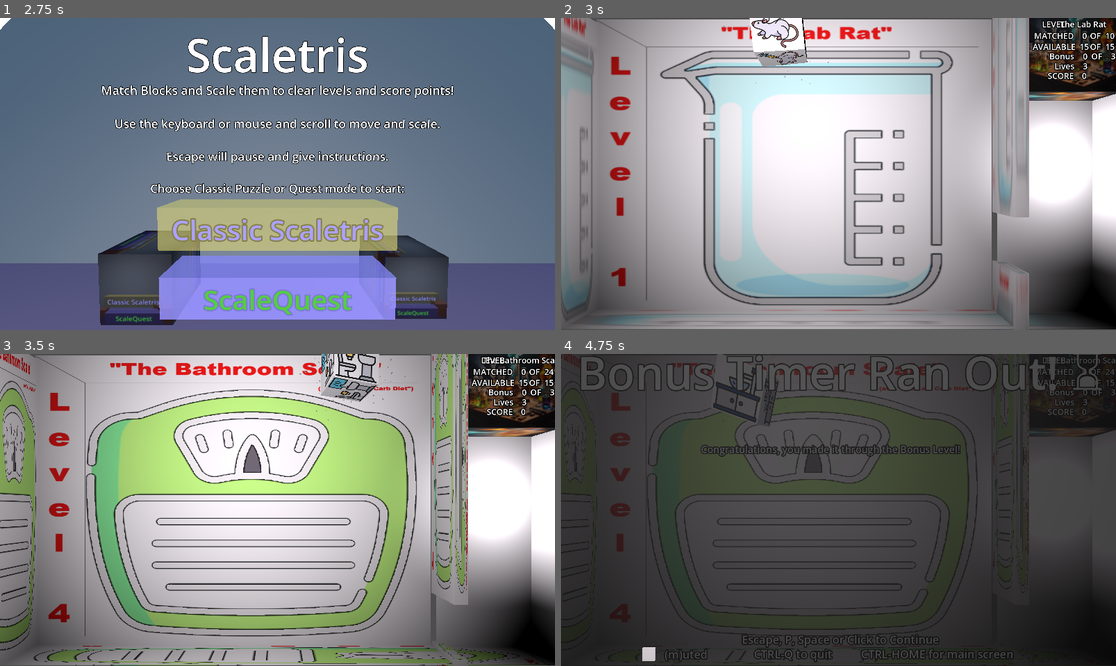
Above: before the commit, frames 1-4 (two rows, left to right).
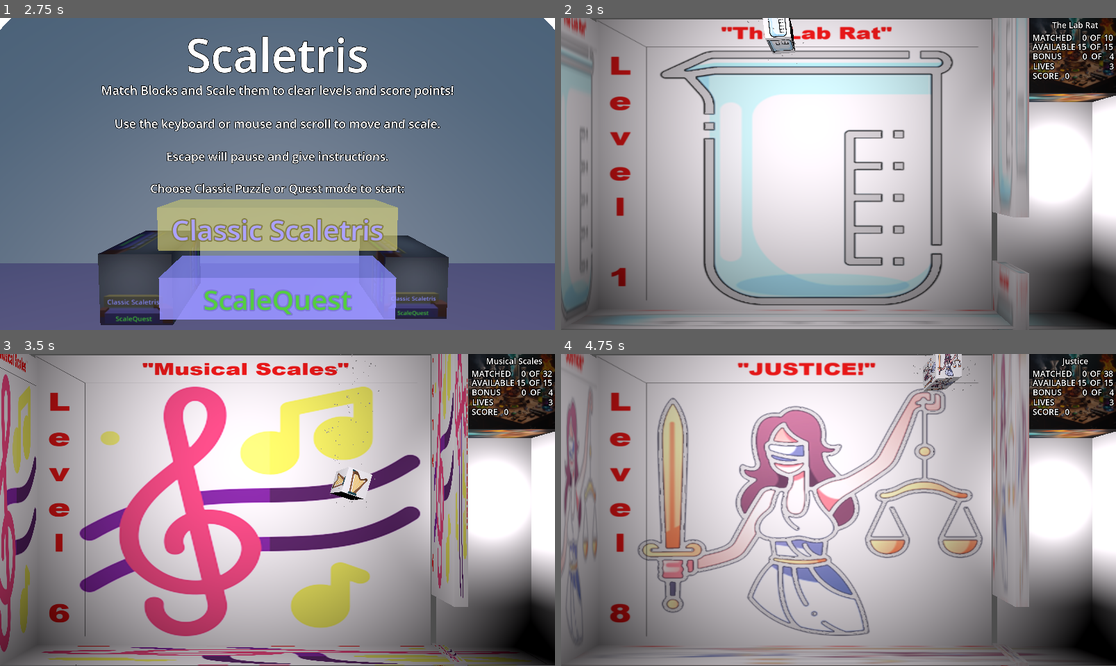
Above: after the commit, the same moments.

Repository: loose-bit-labs/scaletris
Game: Godot game, scene res://welcome.tscn
The game is run twice, just before and just after one commit, with the same random seed, the same clock (stepped at 60 frames per second) and the same inputs. Sound files missing from this copy of the repository are replaced by a short silence.
Inputs (mouse positions are in pixels of both pictures, inside the frame that each line leads up to):
- Up to frame 1 (2.75 s): tap Enter (ui_accept) at 0.5, 0.77, 1.07, 1.52, 1.82 s; move the mouse to (399, 158) at 0.52 s; hold D (right) 0.53-1.28 s; tap 2 at 0.6 s; click (399, 158) at 0.67 s; tap 3 at 0.8, 1.35 s; move the mouse to (166, 189) at 1.27 s; hold S (down) 1.28-2.03 s; tap 4 at 1.55, 2.1 s; move the mouse to (333, 105) at 2.02 s; hold D (right) from 2.03 s (still down); tap 5 at 2.3 s
- Up to frame 2 (3 s): move the mouse to (810, 236) at 2.77 s; release D (right) at 2.78 s; hold Up (ui_up) from 2.78 s (still down); tap 5 at 2.85 s; click (810, 236) at 2.92 s
- Up to frame 3 (3.5 s): keep holding Up (ui_up); tap Enter (ui_accept) at 3.02, 3.32 s; tap 6 at 3.05 s
- Up to frame 4 (4.75 s): move the mouse to (1005, 556) at 3.52 s; release Up (ui_up) at 3.53 s; hold A (left) from 3.53 s (still down); tap 6 at 3.6 s; tap Enter (ui_accept) at 3.77, 4.07, 4.52 s; tap 7 at 3.8, 4.35 s; tap H (help) at 4.15 s; move the mouse to (672, 463) at 4.27 s; tap 8 at 4.55 s

Frame 1 is identical in both runs. In frame 2, 2.8% of the frame differs, in the area x 29-100%, y 0-27%; in frame 3, 41%; in frame 4, 96%, in the area x 0-100%, y 0-100%.

Commit message:
more bugfixes, features and tweaks

Diff:
--- a/godot/data/quest.json
+++ b/godot/data/quest.json
@@ -7,6 +7,7 @@
 		"bonus": "treasure-room",
 		"info": "work_bench",
 		"lives":1,
+		"life":"💪",
 		"explanation": "Goal: Scale matching blocks to collect them and advance levels@@Legend:@- MATCHED shows how many pair …(452 unchanged characters)…
 	},
 	"levels":[
--- a/godot/fof.gd
+++ b/godot/fof.gd
@@ -47,9 +47,27 @@
 const INFO = "info"
 const SPEED = "speed"
 const EXPLANATION = "explanation"
-const DEATH_BONUS = "deathBonus"
-
+const DEATH_BONUS = "death_bonus"
+const LEVEL_OVERRIDE = "level_override"
+const GLOW = "glow"
+
+const TILE_DEFAULT = "classic"
+const IMAGE_ROOT = "res://images/"
+const IMAGE_EXTENSION = ".png"
+const BG_ROOT = "res://images/bg/"
 const DEFAULT_BONUS_TIMER = 90
+
+var DEFAULT_GAME_SETTINGS = {
+	"tiles": TILE_DEFAULT,
+	"explanation": "",
+	"glow": false,
+	"level_override": false,
+	"death_bonus": false,
+	"lives": 0,
+	"life": "",
+	"bonus": "",
+	"info": ""
+}
 
 var DEFAULT_BONUS_SETTINGS = {
 	"count": 5,
@@ -57,14 +75,8 @@
 	"chance": 0.2,
 	"gap":3.3 # usefulGapRange is from 4.24 to 0.64, 7 is no gap
 }
-
 #################################################################################################
 
-const TILE_DEFAULT = "mr-tiles"
-const IMAGE_ROOT = "res://images/"
-const IMAGE_EXTENSION = ".png"
-
-const BG_ROOT = "res://images/bg/"
 var world
 var bestiary
 var loaded = ""
@@ -82,6 +94,13 @@
 		callback.call()
 		return
 	world = _unspace(JSON.parse_string(FileAccess.open(filename, FileAccess.READ).get_as_text()))
+	if GAME in world:
+		for key in DEFAULT_GAME_SETTINGS:
+			if not key in world.game:
+				world.game[key] = DEFAULT_GAME_SETTINGS[key]
+				print("SET WORLD.", key, " to ", DEFAULT_GAME_SETTINGS[key])
+	else:
+		world[GAME] = DEFAULT_GAME_SETTINGS.duplicate()
 	if BESTIARY in world:
 		bestiary = _load_bestiary(world[BESTIARY])
 	else:
@@ -151,8 +170,7 @@
 		level[MATERIAL] = image_to_material(level[IMAGE], LEVELS)
 		level[MUSIC] = load("res://audio/music/"+level[MUSIC])
 		loaded_levels.append(level)
-		if BONUS in level and (index == count - 1 or not BONUS_LEVEL in levels[1+index]):
-			print("iou a hacked in bonus level! after ", level.name)
+		if BONUS in level and  (index == count - 1 or not BONUS_LEVEL in levels[1+index]):
 			var bonus = level.duplicate()
 			bonus[BONUS_LEVEL] = {"timer":DEFAULT_BONUS_TIMER}
 			bonus[SPEED] = 2 * level.speed
@@ -205,6 +223,30 @@
 	var bonus = get_bonus(level_index)
 	return 7 if (!bonus or not GAP in bonus) else bonus[GAP]
 
+func game_lives():
+	return world.game.lives
+
+func game_level_override():
+	return world.game.level_override
+
+func game_glow():
+	return world.game.glow
+
+func game_tiles():
+	return world.game.tiles
+
+func game_bonus():
+	return world.game.bonus
+
+func game_info():
+	return world.game.info
+
+func game_explanation():
+	return world.game.explanation
+
+func game_life():
+	return world.game.life
+
 func is_bonus_level(level):
 	return Fof.BONUS_LEVEL in level
 
@@ -214,12 +256,12 @@
 func has_death_bonus(level):
 	return can_earn_bonus(level) and not is_bonus_level(level) and game_has_death_bonus()
 
-func entity_for_level(level_index:int, block_map = {}, i_can_has_bonus:bool = true):
+func entity_for_level(level_index:int, block_map = {}, i_can_has_bonus:bool = true, matched = {}, sweeter:float = 0):
 	if i_can_has_bonus:
-		var bonus = _bonus_item_for_level(level_index, block_map)
+		var bonus = bonus_item_for_level(level_index, block_map, sweeter)
 		if bonus:
 			return bonus
-	var thou_shalt_not = _forbidden_entities(block_map)
+	var thou_shalt_not = _forbidden_entities(block_map, matched)
 	var chance = get_level(level_index)[CHANCE]
 	var picker = _entity_probability(chance, thou_shalt_not)
 	if !picker.size():
@@ -237,7 +279,7 @@
 		print("ERROR: entity_for_level for ", entity_name, " from ", picker )
 	return entity
 
-func _bonus_item_for_level(level_index:int, block_map = {}):
+func bonus_item_for_level(level_index:int, block_map = {}, sweeter:float = 0):
 	var bonus = get_bonus(level_index)
 	if not bonus:
 		return null
@@ -245,14 +287,13 @@
 	var bonus_max = 5 if not COUNT in bonus else bonus[COUNT]
 	if bonus_count >= bonus_max:
 		return null
-	var bonus_chance = .1 if not CHANCE in bonus else (bonus.chance - bonus_count * .01)
+	var bonus_chance = bonus.chance - bonus_count * .01 + sweeter
 	var r = randf()
 	print("BBBBBONUS! ", bonus_chance, " < ", r, " BC ", bonus.chance, " - ", bonus_count)
 	if r < bonus_chance:
 		var bonus_item = entity_by_name(bonus.item, level_index).duplicate()
 		bonus_item.type = BONUS # anything can be used as a bonus item...
 		return bonus_item
-
 
 func entity_by_name(entity_name:String, level_index:int = -1):
 	if not entity_name in bestiary:
@@ -269,8 +310,8 @@
 
 ##########################################################
 
-func _forbidden_entities(block_map:Dictionary):
-	var no_go = {}
+func _forbidden_entities(block_map:Dictionary, matched = {}):
+	var no_go = matched
 	for entity_name in block_map:
 		var size = block_map[entity_name].size()
 		if size >= 2:
@@ -289,6 +330,19 @@
 	return image_to_material(load(image_resource), type)
 
 func image_to_material(image, type:String=""):
+	if false:
+		var txt = ImageTexture.create_from_image(image.get_image())
+		print("hi, ", txt)
+		var img = image.get_image()
+		img.decompress()
+		# = txt
+		#img.unlock()
+		for x in range(0,image.get_width()):
+			img.set_pixel(x,0,Color.BLACK)
+			img.set_pixel(x,1,Color.BLACK)
+			img.set_pixel(x,2,Color.BLACK)
+		#img.lock()
+		#img.compress(5)
 	var material = StandardMaterial3D.new()
 	material.uv1_scale.x = -1
 	material.set_texture(StandardMaterial3D.TEXTURE_ALBEDO, image)
--- a/godot/main.gd
+++ b/godot/main.gd
@@ -29,6 +29,7 @@
 @onready var label_bonus_count = $Board/Info/Bonus/Value
 @onready var label_bonus = $Board/Info/Bonus
 @onready var label_bonus_timer = $Board/Info/BonusTimer
+@onready var label_bonus_required = $Board/Info/Bonus/Required
 
 @onready var info_lives = $Board/Info/Lives
 @onready var label_lives = $Board/Info/Lives/Value
@@ -65,6 +66,7 @@
 var game_over = false
 var lives = 0
 var level_up_please = false
+var sweeter = 0
 
 # state variables
 var current_block = null
@@ -80,6 +82,8 @@
 var bonus_list2 = []
 var bonus_list = []
 var bonus_force = false
+var bonus_can_drop = true
+var matched_blocks = {}
 
 var should_watch_mouse = false
 var mouse_button_at = null
@@ -99,26 +103,25 @@
 	started = true
 
 func _live_it_up():
-	if Fof.GAME in Fof.world and Fof.LIVES in Fof.world.game:
-		lives = Fof.world.game.lives
+	lives = Fof.game_lives()
+	if lives:
 		info_lives.show()
 	else:
 		lives = -33
 		info_lives.hide()
 
 func _game_specific():
-	var bonus_material = StandardMaterial3D.new()
-	var info_material = StandardMaterial3D.new()
-	if Fof.GAME in Fof.world:
-		if Fof.BONUS in Fof.world.game:
-			bonus_material = Fof.load_background_material(Fof.world.game.bonus)
-		if Fof.INFO in Fof.world.game:
-			info_material = Fof.load_background_material(Fof.world.game.info)
-		if Fof.EXPLANATION in Fof.world.game:
-			explain_normal.text = Fof.world.game.explanation.replace("@", "\n")
+	var bonus_material = _game_texture(Fof.game_bonus())
+	var info_material = _game_texture(Fof.game_info())
+	var explanation = Fof.game_explanation()
+	if explanation:
+		explain_normal.text = Fof.world.game.explanation.replace("@", "\n")
 	for box in bonus_boxes:
 		box.set_material(bonus_material)
 	info_box.set_material(info_material) # FIXME: not working?
+
+func _game_texture(txt):
+	return StandardMaterial3D.new() if not txt else Fof.load_background_material(txt)
 
 ###################################################################################################
 
@@ -168,6 +171,7 @@
 	return false
 
 func _load_reset_values():
+	matched_blocks = {}
 	level_up_please = false
 	possible_count = level.chance.size()
 	kills = 0
@@ -175,6 +179,7 @@
 	bonus_force = false
 	missed_count = 0
 	bonus_count = 0
+	sweeter = 0
 	gravity = level.speed
 	move_force = level.force
 	mainAudio.stream = level[Fof.MUSIC]
@@ -194,13 +199,12 @@
 		box.set_material(level.material)
 
 func _load_has_bonus():
-	if Fof.BONUS in level:
-		required_bonus_count = 3
+	var bonus = Fof.get_bonus(current_level)
+	if bonus:
 		label_bonus_count.show()
 		hide_bonus.hide()
-		right_wall.position.y = level.bonus.gap
-		if Fof.REQUIRED in level.bonus:
-			required_bonus_count = level.bonus.required
+		right_wall.position.y = bonus.gap
+		required_bonus_count = bonus.required
 	else:
 		required_bonus_count = 0
 		label_bonus_count.hide()
@@ -227,14 +231,14 @@
 	bonus_list1.shuffle()
 	bonus_list2.shuffle()
 
-var bonus_can_drop = true
 func _drop_bonus_item():
 	if not bonus_can_drop:
 		return
 	var block = _instantiate_block()
-	var entity = Fof.entity_for_level(current_level - 1 , block_map, false)
+	var entity = Fof.entity_for_level(current_level - 1, block_map, false, matched_blocks)
 	if null == entity:
 		bonus_can_drop = false
+		bonus_index = -33
 		return null
 	block.entity = entity
 	if entity.name in block_map:
@@ -246,18 +250,14 @@
 		print("first ", entity.name, " on ", entity.right)
 	_add_block(block, entity, false)
 
-	var modo = bonus_index % 2
+	# fixme: this is not really right anymore...
 	var idxo = int(bonus_index/2.)%4
 	bonus_index = bonus_index + 1
-
 	var p = _random_position()
-
-	if not false:
-		if entity.right:
-			p.x = 0 + idxo * 2.7 / 4
-		else:
-			p.x = -4.8 + idxo * (-1.77 - -4.8) / 4
-
+	if entity.right:
+		p.x = 0 + idxo * 2.7 / 4
+	else:
+		p.x = -4.8 + idxo * (-1.77 - -4.8) / 4
 	block.configure(self, p, _random_spin(), gravity, entity)
 
 func _instantiate_block():
@@ -272,13 +272,13 @@
 ###################################################################################################
 
 func _process(delta):
-	if game_over or loading:
+	if game_over or loading or pauser.is_visible_in_tree():
 		return
 	if is_bonus_level:
 		_process_bonus_level(delta)
 		return
 	_count_bonus()
-	if current_block && current_block.sleeping:
+	if current_block && is_instance_valid(current_block) and current_block.sleeping:
 		_you_have_fallen_and_you_cant_get_up()
 	if !current_block:
 		_create_new_box()
@@ -296,7 +296,7 @@
 
 func _next_level(sweet:bool = true):
 	if Fof.has_death_bonus(level):
-	#if not is_bonus_level and required_bonus_count and "deathBonus" in Fof.world.game:
+		print("DEATH BONUS!!!", bonus_count)
 		if 0 >= bonus_count:
 			lives = -33
 			_on_level_over(true, "You *must* collect at least one bonus item!")
@@ -304,15 +304,20 @@
 		if 1 == bonus_count:
 			_on_level_over(true, "You only collected one bonus item...")
 			return
+	else:
+		print("NO DEATH BONUS!!!", bonus_count)
 	_post_level_text(sweet)
 	explain_bonus.hide()
 	explain_normal.hide()
 	explain_levelled.show()
-	pauser.pause()
+	_update_status()
+	#FRQ pauser.pause()
+	pauser.show()
 	level_up_please = true
 
 func _post_level_text(sweet:bool):
-	var collected = "You collected %d points, your total score is now %d." %[score_before,score]
+	var diff = score - score_before
+	var collected = "You collected %d points, your total score is now %d." %[diff, score]
 	if is_bonus_level:
 		var lived = "Congratulations, you made it through the Bonus Level!\n"
 		if sweet:
@@ -377,6 +382,14 @@
 		label_health.text = str(possible_count - missed_count)
 		label_max_health.text = str(possible_count)
 		label_lives.text = str(lives)
+		if "" == Fof.game_life():
+			label_lives.text = str(lives)
+		else:
+			label_lives.text = ""
+			for life in range(lives):
+				label_lives.text = label_lives.text + Fof.game_life()
+
+		label_bonus_required.text = str(required_bonus_count)
 
 func _update_show_timer():
 	var format_this = ""
@@ -391,6 +404,8 @@
 ###################################################################################################
 
 func _input(event):
+	if pauser.is_visible_in_tree():
+		return
 	if dev_mode and event is InputEventKey and event.pressed:
 		_key_pressed(event.keycode) # temporary hack...
 	if event.is_action_pressed("left"):
@@ -398,7 +413,7 @@
 	if event.is_action_pressed("right"):
 		_move(Vector3(+1, 0, 0))
 	if event.is_action_pressed("ui_accept"):
-		_move(Vector3(0, -4.4, 0))
+		_move(Vector3(0, -8.8, 0))
 	if event.is_action_pressed("up"):
 		_size(+1)
 	if event.is_action_pressed("down"):
@@ -452,14 +467,14 @@
 func _key_pressed(code:int):
 	match code:
 		KEY_1: _load_level(0) # village
-		KEY_2: _load_level(1) # woods
-		KEY_3: _load_level(2) # cave
-		KEY_4: _load_level(3) # lair
-		KEY_5: _load_level(4) # pit
-		KEY_6: _load_level(5) # pit'
-		KEY_7: _load_level(6) # ...
-		KEY_8: _load_level(7) # ...
-		KEY_9: _load_level(8) # win
+		KEY_2: _load_level(2) # woods
+		KEY_3: _load_level(4) # cave
+		KEY_4: _load_level(6) # lair
+		KEY_5: _load_level(8) # pit
+		KEY_6: _load_level(10) # pit'
+		KEY_7: _load_level(12) # ...
+		KEY_8: _load_level(14) # ...
+		KEY_9: _load_level(16) # win
 		KEY_B: _bonus_hack()
 		KEY_N: _next_level(true)
 		KEY_Q: _show_blocks()
@@ -583,7 +598,14 @@
 			print("still loading...")
 		return
 	var block = _instantiate_block()
-	var entity = Fof.entity_for_level(current_level, block_map)
+
+	# bonus_item_for_level(level_index:int, block_map = {}, sweeter:float = 0):
+	if kills > level.required * .7:
+		sweeter = .3
+	if kills > level.required * .85:
+		sweeter = .8
+
+	var entity = Fof.entity_for_level(current_level, block_map, true, {}, sweeter)
 	if null == entity:
 		_on_level_over(true, "You ran out of options!")
 		return null
@@ -697,9 +719,11 @@
 # TODO: play the right tone for win / gain
 func _matched(primary, others, _blocks):
 	print("matched ", primary.entity, " and ", others.size(), " others")
-	match primary.entity.type:
-		Fof.FOES:    _killed(primary, others.size()+1)
-		Fof.FRIENDS: _helped(primary, others.size()+1)
+	matched_blocks[primary.entity.name] = true
+	if not is_bonus_level:
+		match primary.entity.type:
+			Fof.FOES:    _killed(primary, others.size()+1)
+			Fof.FRIENDS: _helped(primary, others.size()+1)
 	_remove_block(primary)
 	for other in others:
 		_remove_block(other)
@@ -739,7 +763,7 @@
 
 func _missed(primary, others, _blocks):
 	print("missed ", primary.entity, " and ", others.size(), " others")
-	fxAudio.play_fx(fxAudio.OUCH)
+	fxAudio.play_fx(fxAudio.BELL2)
 	missed_count = missed_count + 1
 	_update_status()
 
--- a/godot/main.tscn
+++ b/godot/main.tscn
@@ -47,9 +47,7 @@
 [sub_resource type="StandardMaterial3D" id="StandardMaterial3D_p7kat"]
 albedo_texture = ExtResource("4_whk3h")
 
-[sub_resource type="StandardMaterial3D" id="StandardMaterial3D_kgfai"]
-albedo_color = Color(0.360784, 0.356863, 0.352941, 1)
-albedo_texture = ExtResource("4_whk3h")
+[sub_resource type="StandardMaterial3D" id="StandardMaterial3D_s7q5j"]
 
 [sub_resource type="StandardMaterial3D" id="StandardMaterial3D_g0yv4"]
 albedo_texture = ExtResource("2_0no1k")
@@ -96,7 +94,7 @@
 
 [sub_resource type="StandardMaterial3D" id="StandardMaterial3D_sn4my"]
 transparency = 1
-albedo_color = Color(0, 0, 0, 0.792157)
+albedo_color = Color(0, 0, 0, 0.870588)
 
 [sub_resource type="StandardMaterial3D" id="StandardMaterial3D_qbs3o"]
 albedo_color = Color(0.807843, 0, 0.207843, 1)
@@ -172,90 +170,105 @@
 transform = Transform3D(-0.999984, 0, -0.00563729, 0, 1, 0, 0.00563729, 0, -0.999984, 0, 0, 0.115766)
 
 [node name="CollisionShape3D" type="CollisionShape3D" parent="Board/frontwall"]
-transform = Transform3D(1, 2.32831e-09, 0, 0, -4.37114e-08, -1, -2.32831e-09, 1, -4.37114e-08, -1.47478, 9.17491, -0.751577)
+transform = Transform3D(1, 2.32831e-09, 0, 0, -4.37114e-08, -1, -2.32831e-09, 1, -4.37114e-08, -1.47589, 9.17491, -0.554465)
 shape = SubResource("BoxShape3D_unf7i")
 
 [node name="Info" type="CSGBox3D" parent="Board"]
 transform = Transform3D(1, 0, 0, 0, 1, 0, 0, 0, 1, 5.52887, 5.60916, 0)
 material_override = SubResource("StandardMaterial3D_p7kat")
-size = Vector3(1.93605, 1.85865, 0.531075)
-material = SubResource("StandardMaterial3D_kgfai")
+size = Vector3(1.93605, 1.92034, 0.531075)
+material = SubResource("StandardMaterial3D_s7q5j")
 
 [node name="Level" type="Label3D" parent="Board/Info"]
-transform = Transform3D(1, 0, 0, 0, 1, 0, 0, 0, 1, -0.441998, 0.381316, 0.284321)
-text = "LEVEL"
+transform = Transform3D(1, 0, 0, 0, 1, 0, 0, 0, 1, -0.633397, 0.381316, 0.284321)
 
 [node name="Value" type="Label3D" parent="Board/Info/Level"]
-transform = Transform3D(1, 0, 0, 0, 1, 0, 0, 0, 1, 0.582415, 0, 0)
-text = "0
+transform = Transform3D(1, 0, 0, 0, 1, 0, 0, 0, 1, 0.617747, -0.0147161, -0.000706196)
+text = "ZED
 "
 
 [node name="Kills" type="Label3D" parent="Board/Info"]
-transform = Transform3D(1, 0, 0, 0, 1, 0, 0, 0, 1, -0.449732, 0.146575, 0.298942)
+transform = Transform3D(1, 0, 0, 0, 1, 0, 0, 0, 1, -0.483925, 0.11011, 0.298942)
 text = "MATCHED
 "
 
 [node name="Value" type="Label3D" parent="Board/Info/Kills"]
-transform = Transform3D(1, 0, 0, 0, 1, 0, 0, 0, 1, 0.597885, 0, 0)
-text = "0
-"
+transform = Transform3D(1, 0, 0, 0, 1, 0, 0, 0, 1, 0.675763, 0, 0)
+text = "0
+"
+horizontal_alignment = 2
 
 [node name="Required" type="Label3D" parent="Board/Info"]
-transform = Transform3D(1, 0, 0, 0, 1, 0, 0, 0, 1, 0.358553, 0.146575, 0.298942)
+transform = Transform3D(1, 0, 0, 0, 1, 0, 0, 0, 1, 0.358553, 0.11011, 0.298942)
 text = "OF"
 
 [node name="Value" type="Label3D" parent="Board/Info/Required"]
-transform = Transform3D(1, 0, 0, 0, 1, 0, 0, 0, 1, 0.286629, 0, 0)
-text = "0
-"
+transform = Transform3D(1, 0, 0, 0, 1, 0, 0, 0, 1, 0.350443, 0, 0)
+text = "0
+"
+horizontal_alignment = 2
 
 [node name="Health" type="Label3D" parent="Board/Info"]
 transform = Transform3D(1, 0, 0, 0, 1, 0, 0, 0, 1, -0.445866, -0.0666857, 0.298942)
 text = "AVAILABLE"
 
 [node name="Value" type="Label3D" parent="Board/Info/Health"]
-transform = Transform3D(1, 0, 0, 0, 1, 0, 0, 0, 1, 0.58933, 0, 0)
-text = "0
-"
+transform = Transform3D(1, 0, 0, 0, 1, 0, 0, 0, 1, 0.636053, 0, 0)
+text = "0
+"
+horizontal_alignment = 2
 
 [node name="MaxHealth" type="Label3D" parent="Board/Info"]
 transform = Transform3D(1, 0, 0, 0, 1, 0, 0, 0, 1, 0.358553, -0.0666857, 0.298942)
 text = "OF"
 
 [node name="Value" type="Label3D" parent="Board/Info/MaxHealth"]
-transform = Transform3D(1, 0, 0, 0, 1, 0, 0, 0, 1, 0.286629, 0, 0)
-text = "0
-"
+transform = Transform3D(1, 0, 0, 0, 1, 0, 0, 0, 1, 0.350443, 0, 0)
+text = "0
+"
+horizontal_alignment = 2
 
 [node name="Score" type="Label3D" parent="Board/Info"]
-transform = Transform3D(1, 0, 0, 0, 1, 0, 0, 0, 1, -0.312405, -0.630525, 0.293211)
+transform = Transform3D(1, 0, 0, 0, 1, 0, 0, 0, 1, -0.607551, -0.630525, 0.293211)
 text = "SCORE
 "
 
 [node name="Value" type="Label3D" parent="Board/Info/Score"]
-transform = Transform3D(1, 0, 0, 0, 1, 0, 0, 0, 1, 0.460117, 0, 0)
-text = "0
-"
+transform = Transform3D(1, 0, 0, 0, 1, 0, 0, 0, 1, 0.403078, 0.00917053, -0.0228212)
+text = "0
+"
+horizontal_alignment = 0
 
 [node name="Bonus" type="Label3D" parent="Board/Info"]
-transform = Transform3D(1, 0, 0, 0, 1, 0, 0, 0, 1, -0.5509, -0.258722, 0.310448)
-text = "Bonus        OF    3"
+transform = Transform3D(1, 0, 0, 0, 1, 0, 0, 0, 1, -0.87338, -0.258722, 0.310448)
+text = "BONUS"
 horizontal_alignment = 0
 
 [node name="Value" type="Label3D" parent="Board/Info/Bonus"]
-transform = Transform3D(1, 0, 0, 0, 1, 0, 0, 0, 1, 0.697184, -0.00285196, 0)
-text = "0
-"
+transform = Transform3D(1, 0, 0, 0, 1, 0, 0, 0, 1, 1.05689, -0.00285196, 0)
+text = "0
+"
+horizontal_alignment = 2
+
+[node name="Of" type="Label3D" parent="Board/Info/Bonus"]
+transform = Transform3D(1, 0, 0, 0, 1, 0, 0, 0, 1, 1.23999, 0, 0)
+text = "OF"
+
+[node name="Required" type="Label3D" parent="Board/Info/Bonus"]
+transform = Transform3D(1, 0, 0, 0, 1, 0, 0, 0, 1, 1.57835, -0.00265837, 0)
+text = "3"
+horizontal_alignment = 2
 
 [node name="Lives" type="Label3D" parent="Board/Info"]
-transform = Transform3D(1, 0, 0, 0, 1, 0, 0, 0, 1, -0.451092, -0.450639, 0.310448)
-text = "Lives"
+transform = Transform3D(1, 0, 0, 0, 1, 0, 0, 0, 1, -0.865883, -0.450639, 0.310448)
+text = "LIVES"
 horizontal_alignment = 0
 
 [node name="Value" type="Label3D" parent="Board/Info/Lives"]
-transform = Transform3D(1, 0, 0, 0, 1, 0, 0, 0, 1, 0.598131, 0, 0)
-text = "0
-"
+transform = Transform3D(1, 0, 0, 0, 1, 0, 0, 0, 1, 1.57016, -0.00265837, 0)
+text = "0
+"
+horizontal_alignment = 2
 
 [node name="walls" type="Node3D" parent="Board/Info"]
 
@@ -278,7 +291,7 @@
 shape = SubResource("BoxShape3D_mot7i")
 
 [node name="BonusTimer" type="Label3D" parent="Board/Info"]
-transform = Transform3D(1, 0, 0, 0, 1, 0, 0, 0, 1, 0, -0.82922, 0.313547)
+transform = Transform3D(1, 0, 0, 0, 1, 0, 0, 0, 1, -0.68828, -0.82922, 0.313547)
 text = "0:00"
 
 [node name="farrightwall" type="StaticBody3D" parent="Board"]
@@ -346,37 +359,40 @@
 
 [node name="Paused" type="CSGBox3D" parent="Informatica"]
 process_mode = 3
-transform = Transform3D(1, 0, 0, 0, 1, 0, 0, 0, 1, -0.111083, 3.14299, 1.26077)
-visible = false
-size = Vector3(11.6815, 4.61145, 0.19972)
+transform = Transform3D(1, 0, 0, 0, 1, 0, 0, 0, 1, -0.0970473, 3.14299, 1.25479)
+visible = false
+size = Vector3(10.982, 5.12326, 0.002)
 material = SubResource("StandardMaterial3D_sn4my")
 script = ExtResource("4_t7pre")
 
 [node name="Title" type="Label3D" parent="Informatica/Paused"]
-transform = Transform3D(1, 0, 0, 0, 1, 0, 0, 0, 1, 0, 1.74203, 0.149944)
+transform = Transform3D(1, 0, 0, 0, 0.911862, -0.410496, 0, 0.410496, 0.911862, 0, 1.53322, 0.486267)
 text = "PAUSED"
-font_size = 128
+font_size = 116
 
 [node name="KeyInfo" type="Label3D" parent="Informatica/Paused"]
-transform = Transform3D(1, 0, 0, 0, 1, 0, 0, 0, 1, 0, -1.92361, 0.106853)
+transform = Transform3D(1, 0, 0, 0, 0.990014, 0.14097, 0, -0.14097, 0.990014, -0.149884, -1.6191, 0.455157)
 text = "Escape, P, Space or Click to Continue"
 
 [node name="LabelMuted" type="Label3D" parent="Informatica/Paused"]
-transform = Transform3D(1, 0, 0, 0, 1, 0, 0, 0, 1, -2.19687, -2.13439, 0.10837)
+transform = Transform3D(1, 0, 0, 0, 0.956529, 0.291637, 0, -0.291637, 0.956529, -2.19687, -1.96512, 0.256722)
 text = "(m)uted"
 
 [node name="MutedBox" type="CSGBox3D" parent="Informatica/Paused/LabelMuted"]
 transform = Transform3D(1, 0, 0, 0, 1, 0, 0, 0, 1, -0.528554, -0.000465989, -0.000606537)
+visible = false
 size = Vector3(0.18, 0.18, 0.0126728)
 material = SubResource("StandardMaterial3D_qbs3o")
 
 [node name="UnmutedBox" type="CSGBox3D" parent="Informatica/Paused/LabelMuted"]
 transform = Transform3D(1, 0, 0, 0, 1, 0, 0, 0, 1, -0.528554, 0.00174439, -0.000606537)
+visible = false
 size = Vector3(0.18, 0.18, 0.0126728)
 material = SubResource("StandardMaterial3D_7b402")
 
 [node name="NormalExplanation" type="Label3D" parent="Informatica/Paused"]
-transform = Transform3D(1, 0, 0, 0, 1, 0, 0, 0, 1, -2.32748, -0.18811, 0.108364)
+transform = Transform3D(1, 0, 0, 0, 1, 0, 0, 0, 1, -2.32748, -0.141262, 0.0940808)
+visible = false
 text = "Goal:  Scale matching blocks to collect them and advance levels
 
 Legend:
@@ -410,12 +426,11 @@
 Good Luck!"
 
 [node name="MoreInfo" type="Label3D" parent="Informatica/Paused"]
-transform = Transform3D(1, 0, 0, 0, 1, 0, 0, 0, 1, 0.615436, -2.13127, 0.10578)
+transform = Transform3D(1, 0, 0, 0, 0.901719, 0.432322, 0, -0.432322, 0.901719, 0.387362, -1.846, 0.452315)
 text = "CTRL-Q to quit          CTRL-HOME for main screen"
 
 [node name="LevelledExplanation" type="Label3D" parent="Informatica/Paused"]
-transform = Transform3D(1, 0, 0, 0, 1, 0, 0, 0, 1, -0.14204, 0.778235, 0.108364)
-visible = false
+transform = Transform3D(1, 0, 0, 0, 1, 0, 0, 0, 1, -0.14204, 0.778235, 0.13515)
 text = "Noice!"
 font_size = 28
 
